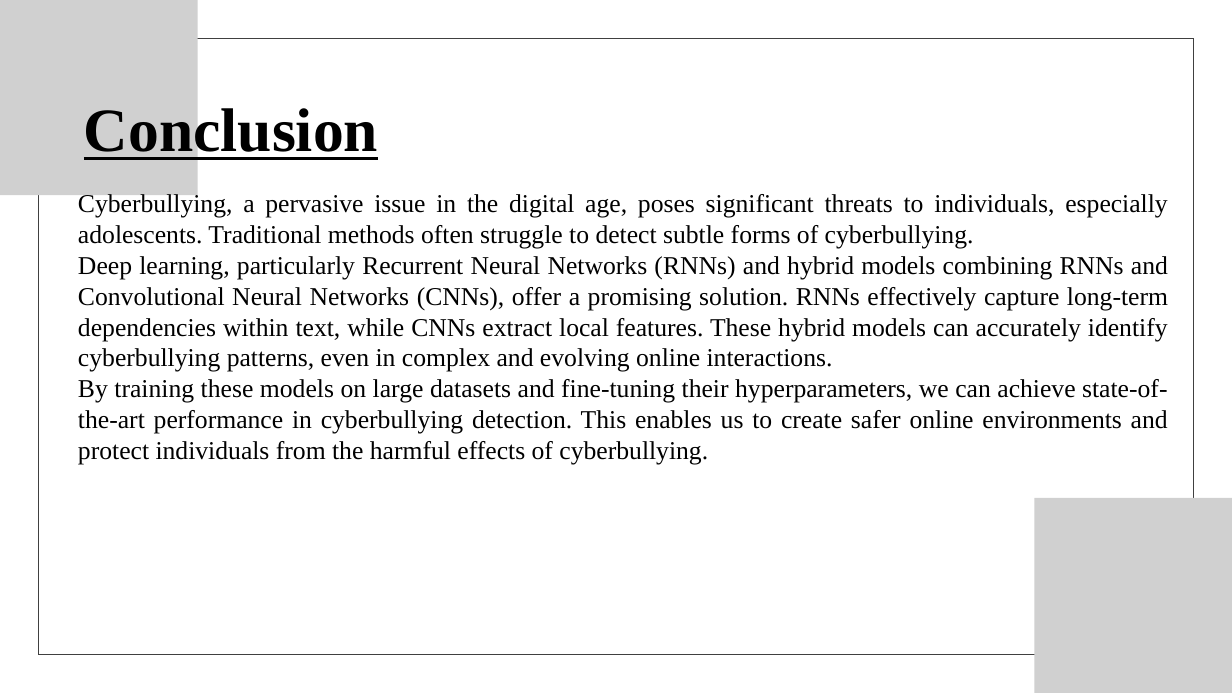
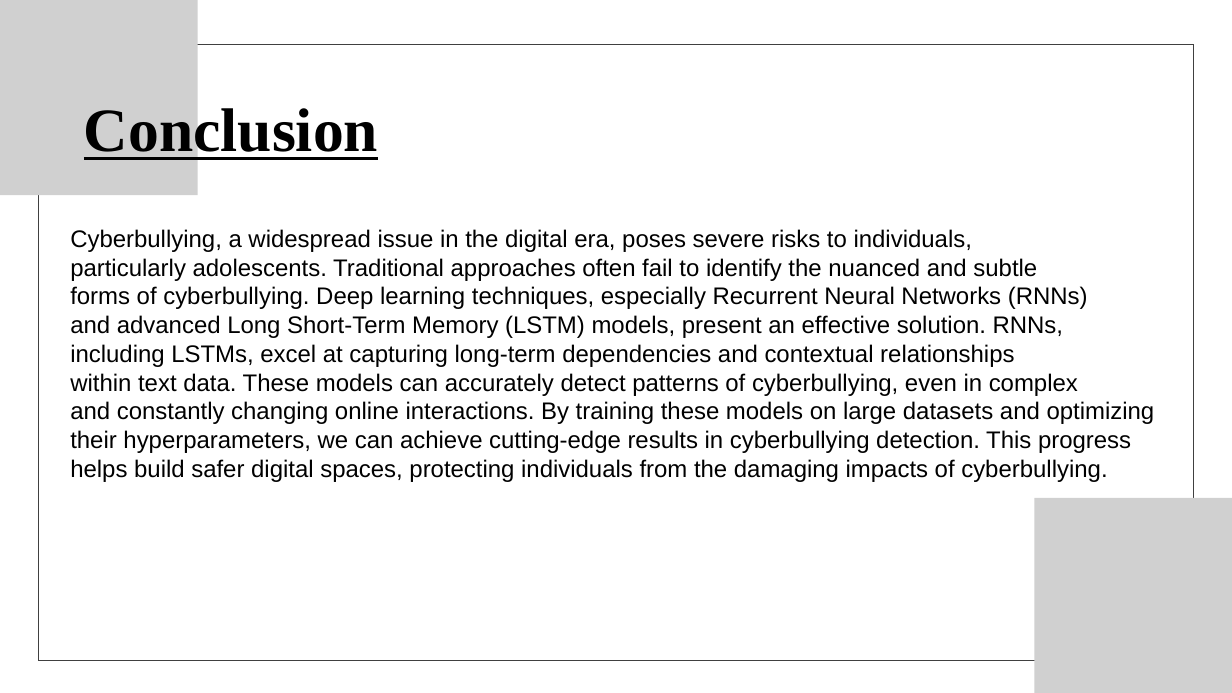
Before and after one commit to krishsai08/cyberbyllying-classification, a slide deck: slide 16 of RNN_LSTM_models/Documentation & ppt/PRESENTATION.pptx. Drawn at 1232x693 pixels with LibreOffice and Linux fonts; fonts in the diff are those of the drawing; grey boxes stand for pictures. Boxes give left, top, right and bottom in pixels: in the first picture for what was removed or moved away, otherwise in the second. Text is boxed around its words. In the diff, an @@ line names an element or a change of style, - is before the commit and + after.

```diff
--- a/RNN_LSTM_models/Documentation & ppt/PRESENTATION.pptx
+++ b/RNN_LSTM_models/Documentation & ppt/PRESENTATION.pptx
@@ freeform shape: place and size @@
-freeform shape at [39, 38, 1193, 654]
+freeform shape at [39, 44, 1193, 660]
@@ text "Cyberbullying, a widespread issue in ..." at [70, 229, 1155, 482]: vertical alignment top to middle @@
@@ text at [70, 229, 1155, 482]: text changed; size 30 to 28 pt; font Times New Roman to Arial @@
-Cyberbullying, a pervasive issue in the digital age, poses significant threats to individuals, especially adolescents. Traditional methods often struggle to detect subtle forms of cyberbullying.
-Deep learning, particularly Recurrent Neural Networks (RNNs) and hybrid models combining RNNs and Convolutional Neural Networks (CNNs), offer a promising solution. RNNs effectively capture long-term dependencies within text, while CNNs extract local features. These hybrid models can accurately identify cyberbullying patterns, even in complex and evolving online interactions.
-By training these models on large datasets and fine-tuning their hyperparameters, we can achieve state-of-the-art performance in cyberbullying detection. This enables us to create safer online environments and protect individuals from the harmful effects of cyberbullying.
+Cyberbullying, a widespread issue in the digital era, poses severe risks to individuals,
+particularly adolescents. Traditional approaches often fail to identify the nuanced and subtle
+forms of cyberbullying. Deep learning techniques, especially Recurrent Neural Networks (RNNs)
+and advanced Long Short-Term Memory (LSTM) models, present an effective solution. RNNs,
+including LSTMs, excel at capturing long-term dependencies and contextual relationships
+within text data. These models can accurately detect patterns of cyberbullying, even in complex
+and constantly changing online interactions. By training these models on large datasets and optimizing
+their hyperparameters, we can achieve cutting-edge results in cyberbullying detection. This progress
+helps build safer digital spaces, protecting individuals from the damaging impacts of cyberbullying.
```
Also in this commit, not shown: 6 other slides changed.
